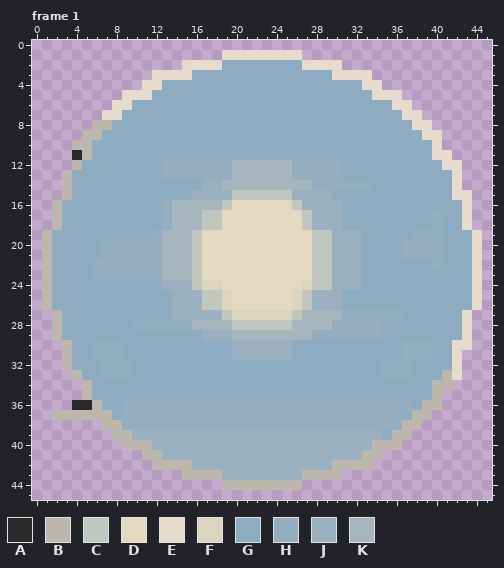
Pixel-art file: assets/art/ui/asprite/weather.aseprite. The picture above is the old version.
46x46 pixels, 1 frame. Colours within 5 levels of each other are drawn and written as one. Shown: frame 1. The commit also changed other frames, which this record leaves out.
Visible layers, top first: "gradients", "Layer 1", "base".
Palette (. is transparent): A #2b2b2b  B #bdb7ad  C #c1c6bf  D #e4d9c0  E #e7dbce  F #dbd5c0  G #8dabc1  H #94aebf  J #9bb0be  K #a5b6bf
Pixels before, frame 1, first column x 1:
 1 ..................EEEEEEEE..................
 2 ..............EEEEGGGGGGGGEEEE..............
 3 ...........EEEEGGGGGGGGGGGGGGEEEE...........
 4 ..........EEGGGGGGGGGGGGGGGGGGGGEE..........
 5 ........EEEGGGGGGGGGGGGGGGGGGGGGGEEE........
 6 .......EEGGGGGGGGGGGGGGGGGGGGGGGGGGEE.......
 7 ......EEGGGGGGGGGGGGGGGGGGGGGGGGGGGGEE......
 8 .....BBGGGGGGGGGGGGGGGGGGGGGGGGGGGGGGEE.....
 9 ....BBGGGGGGGGGGGGGGGGGGGGGGGGGGGGGGGGEE....
10 ...BBGGGGGGGGGGGGGGGGGGGGGGGGGGGGGGGGGGE....
11 ...ABGGGGGGGGGGGGGGGGGGGGGGGGGGGGGGGGGGEE...
12 ...BGGGGGGGGHHHHHHHKKKKKKHHHHHGGGGGGGGGGEE..
13 ..BGGGGGGGGGHHHHHHHKKKKKKHHHHHGGGGGGGGGGGE..
14 ..BGGGGGGGGGGGGGJJKKKKKKKKKHHHHHHGGGGGGGGE..
15 ..BGGGGGGGGGGGGJJJJCCCCCCJJJJGGGGGGGGGGGGEE.
16 .BGGGGGGGGGGHKKKKKCDDDDDDCJJJJGGGGGGGGGGGGE.
17 .BGGGGGGGGGGHKKKCCDDDDDDDDCJJJGGGGGGGGGHGGE.
18 .BGGGGGGGGGGHKKKCCDDDDDDDDCJJJGGGGGGGGGHGGE.
19 BGGGGGGGGGGHKKKCDDDDDDDDDDDCCJJJGGGGGHHHGGGE
20 BGGGGGHHHHHHKKKCDDDDDDDDDDDCCJJJGGGGHHHHGGGE
21 BGGGGGHHHHHHKKKCDDDDDDDDDDDCCJJJGGGGHHHHGGGE
22 BGGGGHHHHHHHKKKCDDDDDDDDDDDCCJJJGGGGGGGHGGGE
23 BGGGGHHHHHHHKKKCDDDDDDDDDDDCCJJJGGGGGGGGGGGE
24 BGGGGGGGGGGGJJJCFFDDDDDDDDFCCJJJGGGGGGGGGGGE
25 BGGGGGGGGGGGGJJJCCFDDDDDDFCJJJGGGGGGGGGGGGGE
26 BGGGGGGGGGGGGJJJCCFDDDDDDFCJJJGGGGGGGGGGGGGE
27 .BGGGGGGGGGGGJJJJJCFFFFFFCKKKKHHHHHHGGGGGGE.
28 .BGGGGGGGHHHHHHKKKKCCCCCCKKKKHHHHHGGGGGGGGE.
29 .BGGGGGGGGGGGGGGJJJKKKKKKKKHHHHHHHGGGGGGGGE.
30 ..BGGHHHGGGGGGGGGGGJJJJJJGGGGGGGGGGGHHHGGEE.
31 ..BGGHHHGGGGGGGGGGGJJJJJJGGGGGGGGGGGHHHGGE..
32 ..BGGGHHHGGGGGGGGGGGGGGGGGGGGGGGGGHHHGGGGE..
33 ...BGGHHHGGGGGGGGGGGGGGGGGGGGGGGGGHHHGGGBE..
34 ....BGGGGGGGGGGGGGGGGGGGGGGGGGGGGGGGGGGBB...
35 ....BGGGGGGGGGGGGGGGGGGGGGGGGGGGGGGGGGGB....
36 ...AABGGHHHHHHHHHHHHHHHHHHHHHHHHHHHHHGBB....
37 .BBBBBBGHHHHHHHHHHHHHHHHHHHHHHHHHHHHGBB.....
38 ......BBHHHHHHHHHHHHHHHHHHHHHHHHHHHHBB......
39 .......BBJJJJJJJJJJJJJJJJJJJJJJJJJGBB.......
40 ........BBBJJJJJJJJJJJJJJJJJJJJJJBBB........
41 ..........BBJJJJJJJJJJJJJJJJJJJJBB..........
42 ...........BBBBJJJJJJJJJJJJJJBBBB...........
43 ..............BBBBJJJJJJJJBBBB..............
44 ..................BBBBBBBB..................
New version:
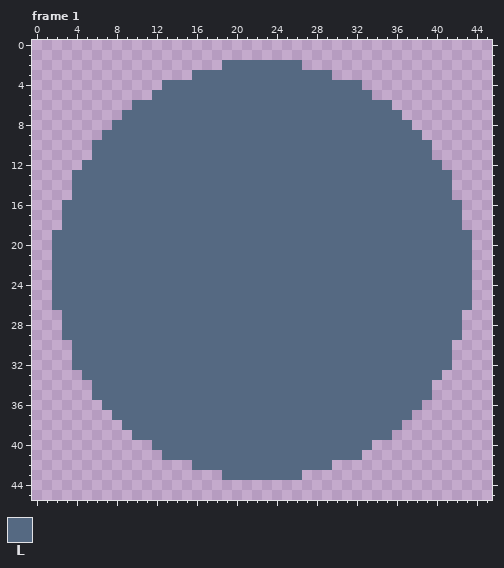
Colours new in this view: L #556982
Change:
layer "gradient-2" opacity 100% -> 23%
layer "gradient-2" blend normal -> saturation
Changed rows in their new state; - is an unchanged pixel.
Frame 1, layers "gradient-2", "gradients", "base":
first column x 1:
 1 ------------------........------------------
 2 --------------....LLLLLLLL....--------------
 3 -----------....LLLLLLLLLLLLLL....-----------
 4 ----------..LLLLLLLLLLLLLLLLLLLL..----------
 5 --------...LLLLLLLLLLLLLLLLLLLLLL...--------
 6 -------..LLLLLLLLLLLLLLLLLLLLLLLLLL..-------
 7 ------..LLLLLLLLLLLLLLLLLLLLLLLLLLLL..------
 8 -----..LLLLLLLLLLLLLLLLLLLLLLLLLLLLLL..-----
 9 ----..LLLLLLLLLLLLLLLLLLLLLLLLLLLLLLLL..----
10 ---..LLLLLLLLLLLLLLLLLLLLLLLLLLLLLLLLLL.----
11 ---..LLLLLLLLLLLLLLLLLLLLLLLLLLLLLLLLLL..---
12 ---.LLLLLLLLLLLLLLLLLLLLLLLLLLLLLLLLLLLL..--
13 --.LLLLLLLLLLLLLLLLLLLLLLLLLLLLLLLLLLLLLL.--
14 --.LLLLLLLLLLLLLLLLLLLLLLLLLLLLLLLLLLLLLL.--
15 --.LLLLLLLLLLLLLLLLLLLLLLLLLLLLLLLLLLLLLL..-
16 -.LLLLLLLLLLLLLLLLLLLLLLLLLLLLLLLLLLLLLLLL.-
17 -.LLLLLLLLLLLLLLLLLLLLLLLLLLLLLLLLLLLLLLLL.-
18 -.LLLLLLLLLLLLLLLLLLLLLLLLLLLLLLLLLLLLLLLL.-
19 .LLLLLLLLLLLLLLLLLLLLLLLLLLLLLLLLLLLLLLLLLL.
20 .LLLLLLLLLLLLLLLLLLLLLLLLLLLLLLLLLLLLLLLLLL.
21 .LLLLLLLLLLLLLLLLLLLLLLLLLLLLLLLLLLLLLLLLLL.
22 .LLLLLLLLLLLLLLLLLLLLLLLLLLLLLLLLLLLLLLLLLL.
23 .LLLLLLLLLLLLLLLLLLLLLLLLLLLLLLLLLLLLLLLLLL.
24 .LLLLLLLLLLLLLLLLLLLLLLLLLLLLLLLLLLLLLLLLLL.
25 .LLLLLLLLLLLLLLLLLLLLLLLLLLLLLLLLLLLLLLLLLL.
26 .LLLLLLLLLLLLLLLLLLLLLLLLLLLLLLLLLLLLLLLLLL.
27 -.LLLLLLLLLLLLLLLLLLLLLLLLLLLLLLLLLLLLLLLL.-
28 -.LLLLLLLLLLLLLLLLLLLLLLLLLLLLLLLLLLLLLLLL.-
29 -.LLLLLLLLLLLLLLLLLLLLLLLLLLLLLLLLLLLLLLLL.-
30 --.LLLLLLLLLLLLLLLLLLLLLLLLLLLLLLLLLLLLLL..-
31 --.LLLLLLLLLLLLLLLLLLLLLLLLLLLLLLLLLLLLLL.--
32 --.LLLLLLLLLLLLLLLLLLLLLLLLLLLLLLLLLLLLLL.--
33 ---.LLLLLLLLLLLLLLLLLLLLLLLLLLLLLLLLLLLL..--
34 ----.LLLLLLLLLLLLLLLLLLLLLLLLLLLLLLLLLL..---
35 ----.LLLLLLLLLLLLLLLLLLLLLLLLLLLLLLLLLL.----
36 ---...LLLLLLLLLLLLLLLLLLLLLLLLLLLLLLLL..----
37 -......LLLLLLLLLLLLLLLLLLLLLLLLLLLLLL..-----
38 ------..LLLLLLLLLLLLLLLLLLLLLLLLLLLL..------
39 -------..LLLLLLLLLLLLLLLLLLLLLLLLLL..-------
40 --------...LLLLLLLLLLLLLLLLLLLLLL...--------
41 ----------..LLLLLLLLLLLLLLLLLLLL..----------
42 -----------....LLLLLLLLLLLLLL....-----------
43 --------------....LLLLLLLL....--------------
44 ------------------........------------------
Pixel boxes of the changes (left, top, right, bottom) in both pictures:
changed: (42, 50, 482, 490)
